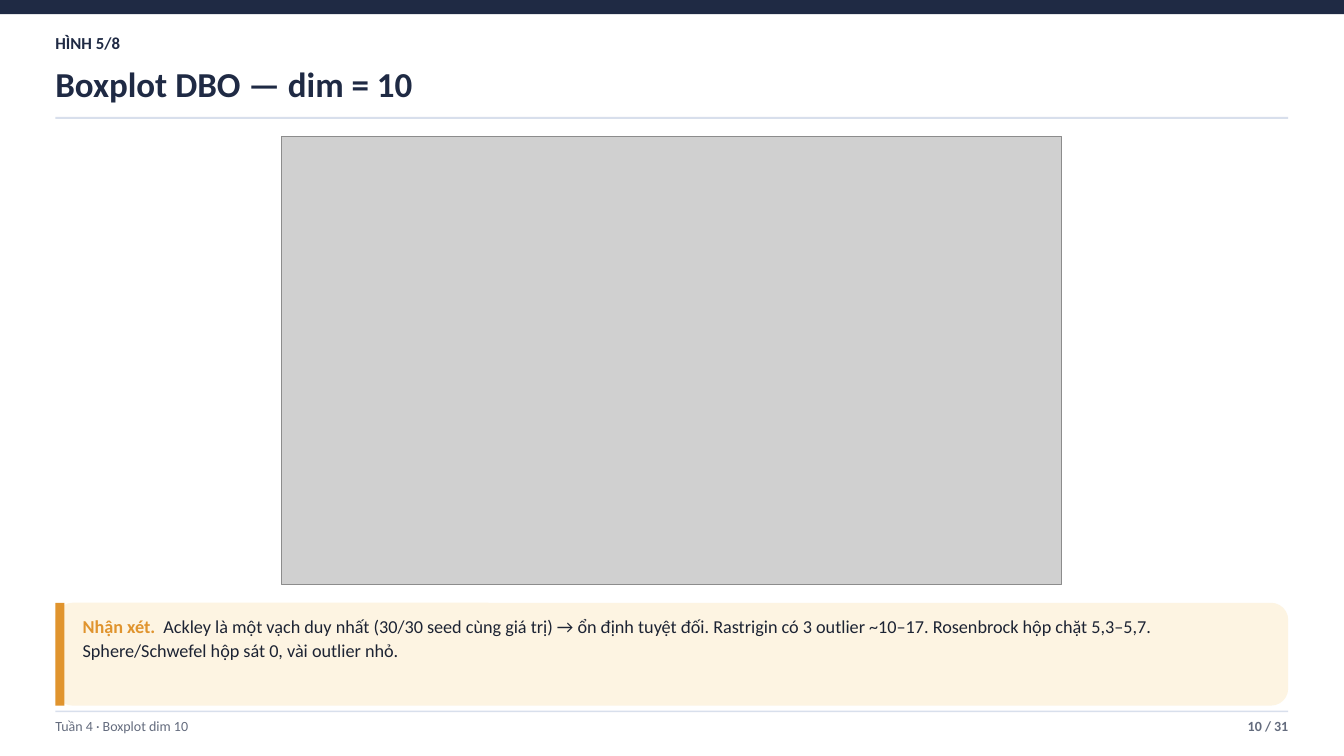
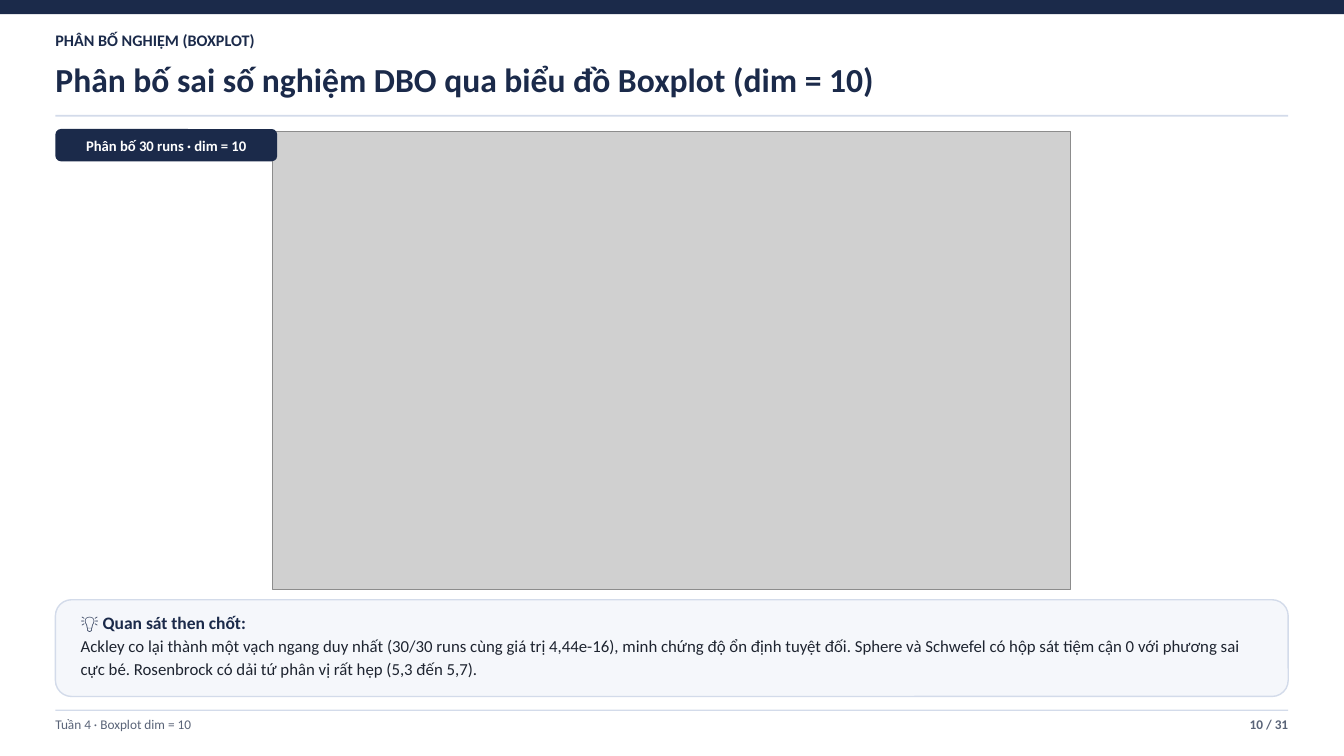
Before and after one commit to duylequang2303/DBO_heathcare, a slide deck: slide 10 of docs/Slide_Tuan_4_5_6_DBO_IDBO.pptx. Drawn at 1344x756 pixels with LibreOffice and Linux fonts; fonts in the diff are those of the drawing; grey boxes stand for pictures. Boxes give left, top, right and bottom in pixels: in the first picture for what was removed or moved away, otherwise in the second. Text is boxed around its words. In the diff, an @@ line names an element or a change of style, - is before the commit and + after.

```diff
--- a/docs/Slide_Tuan_4_5_6_DBO_IDBO.pptx
+++ b/docs/Slide_Tuan_4_5_6_DBO_IDBO.pptx
@@ text at (55,33,255,49): text changed; size 12 to 11.5 pt; text colour #1F2A44 to #1B2A4A @@
-HÌNH 5/8
+PHÂN BỐ NGHIỆM (BOXPLOT)
@@ text at (55,65,873,98): text changed; size 25 to 24 pt; text colour #1F2A44 to #1B2A4A @@
-Boxplot DBO — dim = 10
+Phân bố sai số nghiệm DBO qua biểu đồ Boxplot (dim = 10)
@@ rectangle at (55,115,1289,117): fill #D8DFEC to #D3DBEA @@
@@ rounded rectangle added at (55,129,277,161), fill #1B2A4A @@
@@ text added at (86,140,246,151), 10.5 pt, text #FFFFFF, bold @@
+Phân bố 30 runs · dim = 10
@@ picture: place and size @@
-picture at (281,136,1062,585)
+picture at (273,131,1071,590)
@@ rounded rectangle: place and size @@
-rounded rectangle at (55,603,1289,706)
+rounded rectangle at (55,600,1289,697)
@@ rounded rectangle at (55,600,1289,697): fill #FDF4E2 to #F5F7FB; outline none to #D3DBEA 1 pt @@
@@ rectangle removed at (55,603,65,706) @@
@@ text at (81,615,1239,678): text changed; size 13 to 12 pt; text colour #1C2333 to #1E2430 @@
-Nhận xét. Ackley là một vạch duy nhất (30/30 seed cùng giá trị) → ổn định tuyệt đối. Rastrigin có 3 outlier ~10–17. Rosenbrock hộp chặt 5,3–5,7. Sphere/Schwefel hộp sát 0, vài outlier nhỏ.
+💡 Quan sát then chốt:
+Ackley co lại thành một vạch ngang duy nhất (30/30 runs cùng giá trị 4,44e-16), minh chứng độ ổn định tuyệt đối. Sphere và Schwefel có hộp sát tiệm cận 0 với phương sai cực bé. Rosenbrock có dải tứ phân vị rất hẹp (5,3 đến 5,7).
@@ text at (55,719,191,731): text changed; size 10 to 9.5 pt; text colour #646C7E to #5A6478 @@
-Tuần 4 · Boxplot dim 10
+Tuần 4 · Boxplot dim = 10
@@ text "10 / 31" at (1250,720,1288,729): size 10 to 9.5 pt, text colour #646C7E to #5A6478 @@
```
Also in this commit, not shown: 25 other slides changed, 5 slides added, 5 slides removed, 9 other files.
